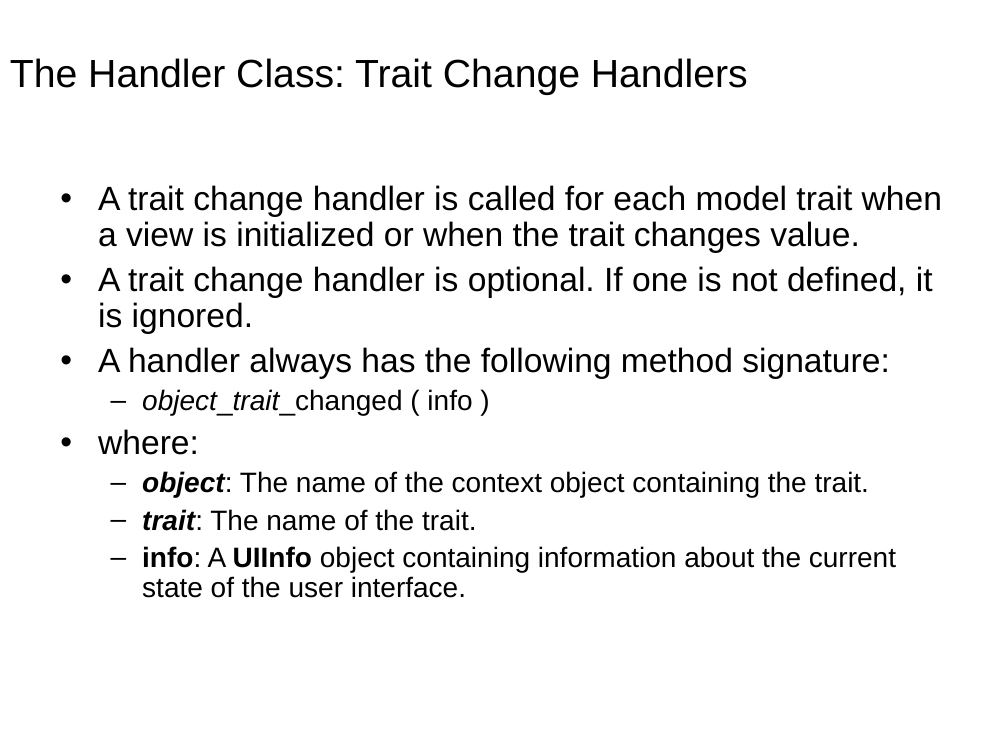
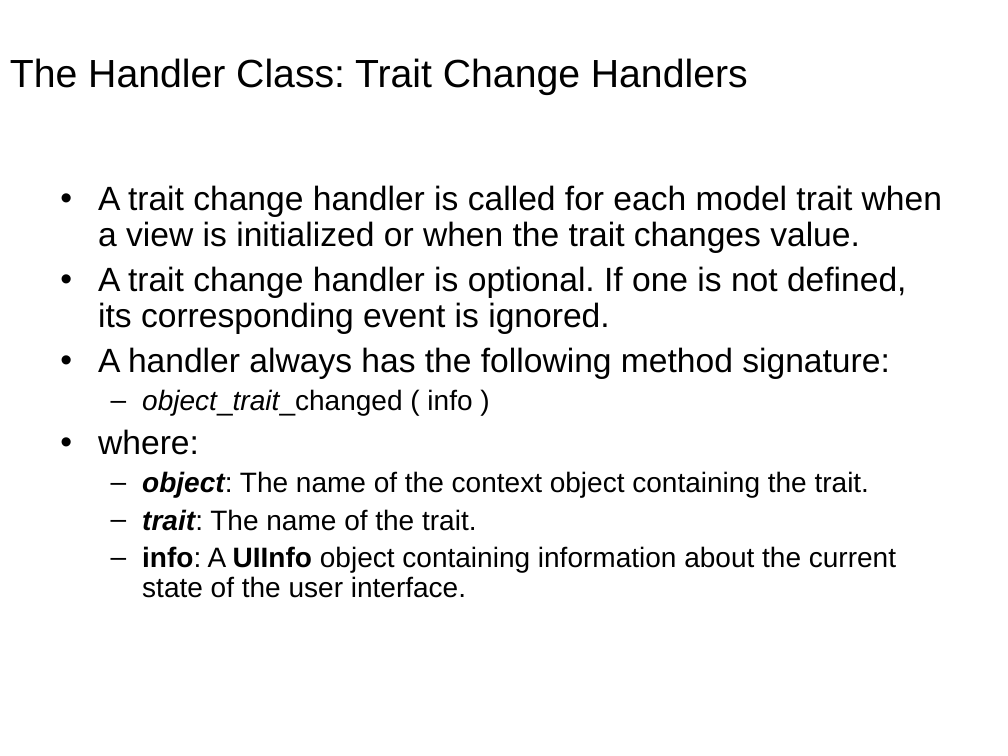
Before and after one commit to enthought/traits, a slide deck: slide 54 of enthought/traits/doc/traits_ui.ppt (slide 53 before the commit). Drawn at 1008x756 pixels with LibreOffice and Linux fonts; fonts in the diff are those of the drawing; background and template pictures are left out. Boxes give left, top, right and bottom in pixels: in the first picture for what was removed or moved away, otherwise in the second. Text is boxed around its words. In the diff, an @@ line names an element or a change of style, - is before the commit and + after.

Commit message:
Updated the Traits UI powerpoint presentation.

```diff
--- a/enthought/traits/doc/traits_ui.ppt
+++ b/enthought/traits/doc/traits_ui.ppt
@@ text at box(98, 266, 907, 334): text changed @@
-• A trait change handler is optional. If one is not defined, it is ignored.
+• A trait change handler is optional. If one is not defined, its corresponding event is ignored.
```
Also in this commit, not shown: 19 other slides changed, 1 slide added.
